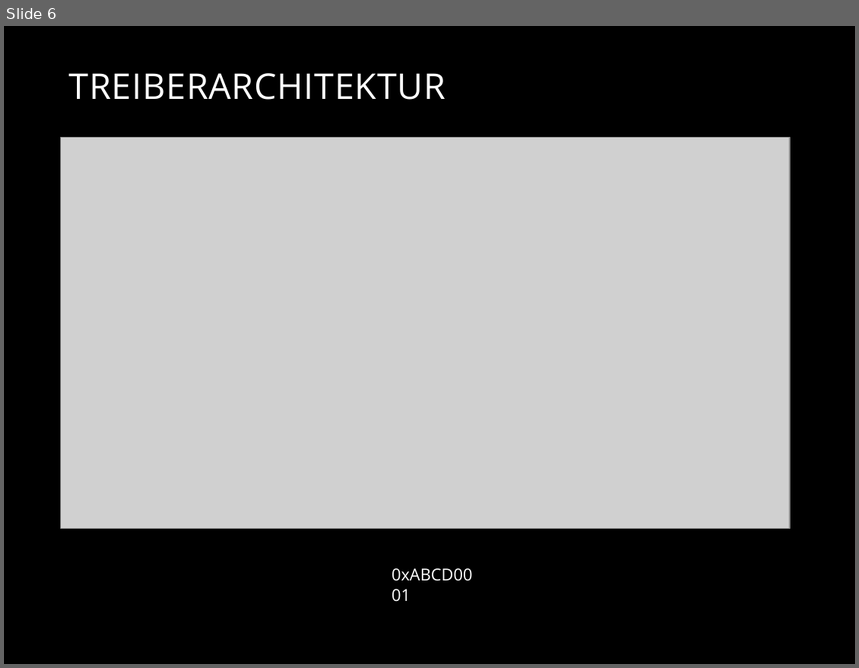
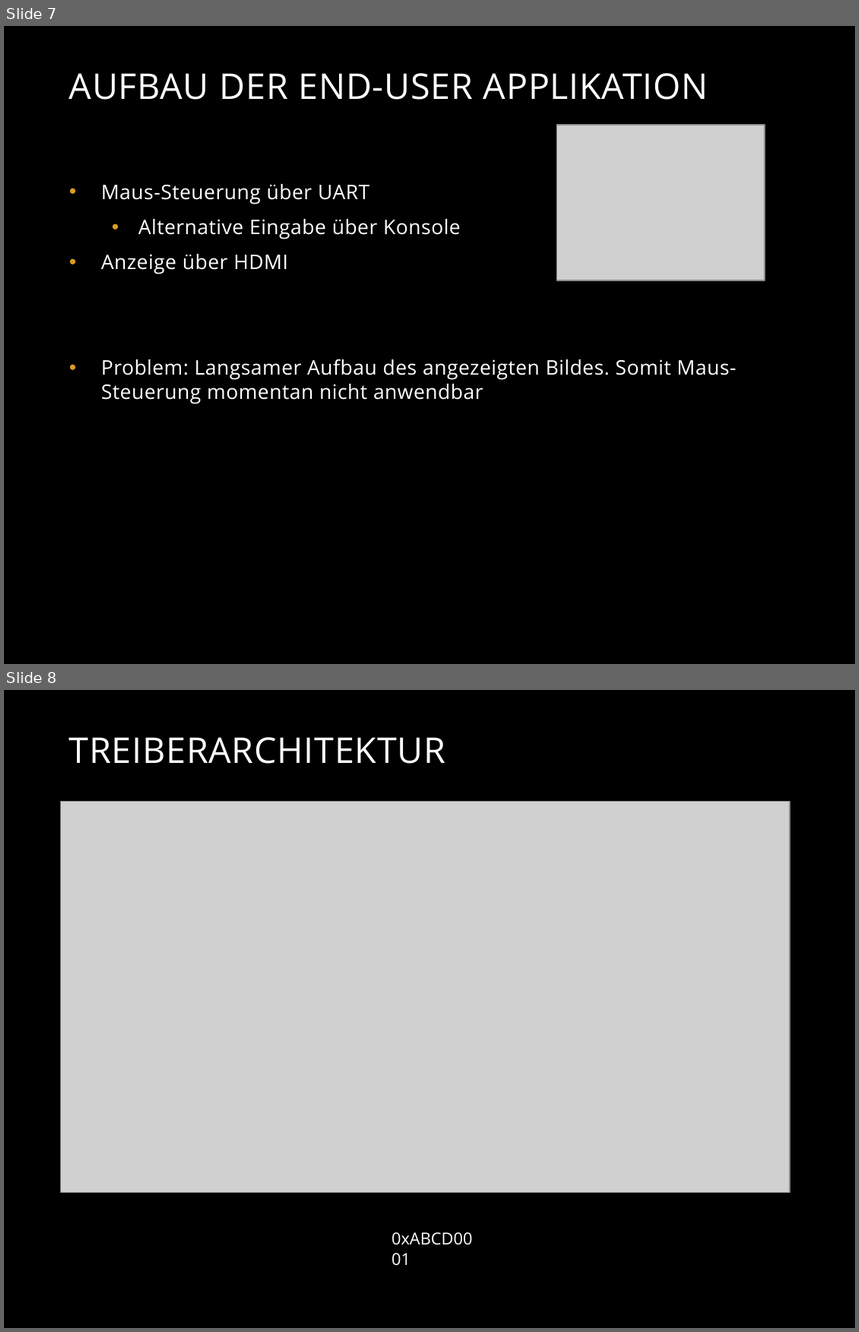
Before and after one commit to TeamOberland/OberlaenderOS, a slide deck: docs/Finalpresentation.pptx. Shown one above the other, each under a label of ours: slide 6 before the commit, slides 7 and 8 after it. The pictures are 859x668 and 859x1332 pixels, drawn with LibreOffice and Linux fonts; fonts in the diff are those of the drawing; grey boxes stand for pictures; background and template pictures are left out. Boxes give left, top, right and bottom in pixels: in the first picture for what was removed or moved away, otherwise in the second. Text is boxed around its words. In the diff, an @@ line names an element or a change of style, - is before the commit and + after.

```diff
--- a/docs/Finalpresentation.pptx
+++ b/docs/Finalpresentation.pptx
@@ slide 7 added at bbox=[4, 26, 855, 664], background picture (left out) @@
@@ title added at bbox=[69, 73, 709, 100], 30 pt, text #FFFFFF @@
+AUFBAU DER END-USER APPLIKATION
@@ picture added at bbox=[557, 125, 765, 281] @@
@@ text added at bbox=[101, 184, 737, 404], 17 pt, text #FFFFFF @@
+• Maus-Steuerung über UART
+  • Alternative Eingabe über Konsole
+• Anzeige über HDMI
+• Problem: Langsamer Aufbau des angezeigten Bildes. Somit Maus-Steuerung momentan nicht anwendbar
@@ what was slide 6 is now slide 8 @@
```
Also in this commit, not shown: 3 slides changed, 2 other slides added, 24 other files.
